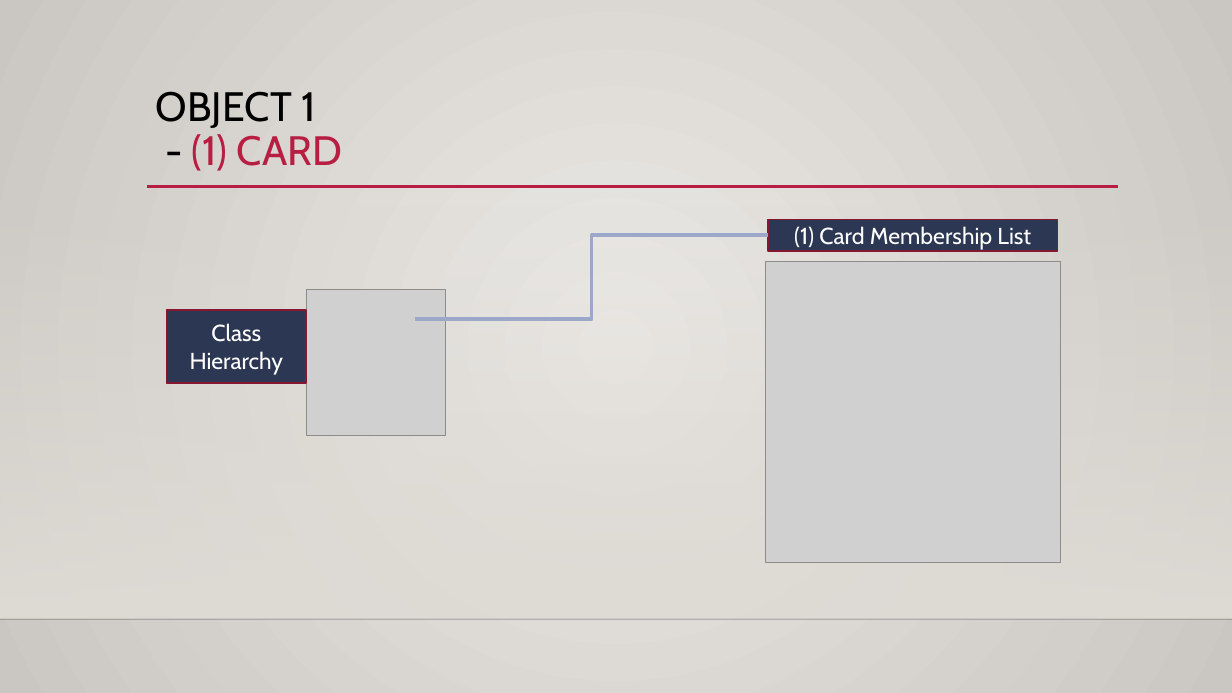
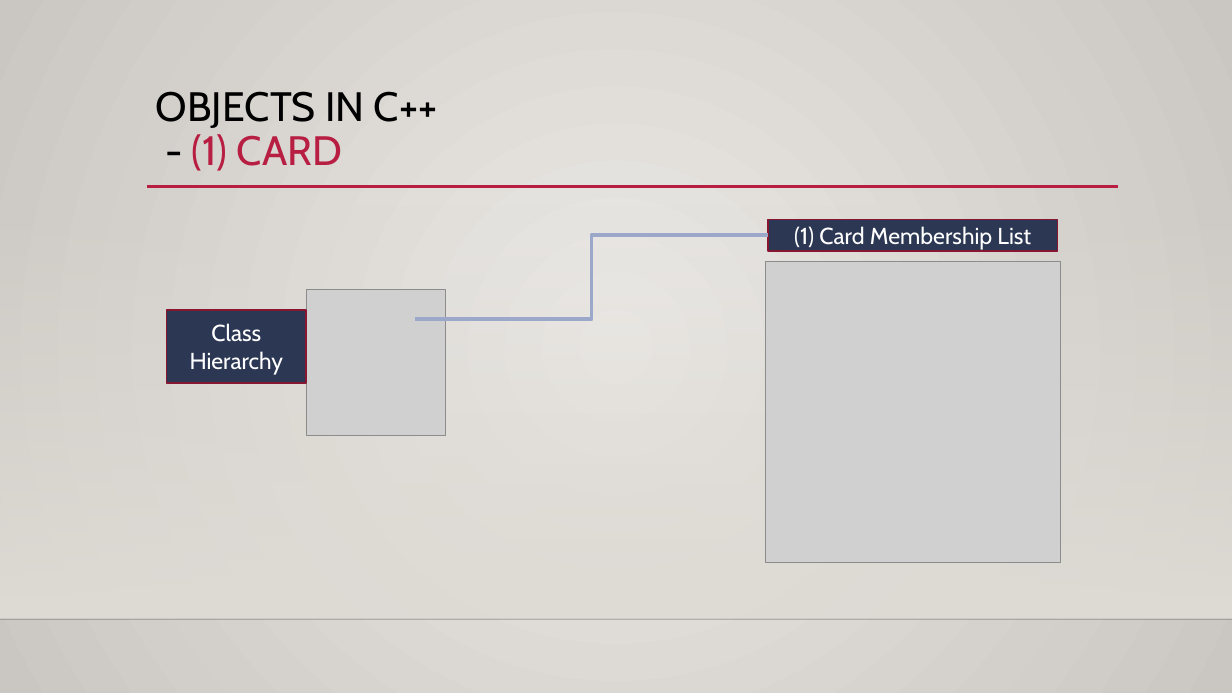
Before and after one commit to bl2746750/LeeByoungmo_CIS_17b_47697, a slide deck: slide 8 of Proj/Texas holdem.pptx. Drawn at 1232x693 pixels with LibreOffice and Linux fonts; fonts in the diff are those of the drawing; grey boxes stand for pictures; background and template pictures are left out. Boxes give left, top, right and bottom in pixels: in the first picture for what was removed or moved away, otherwise in the second. Text is boxed around its words. In the diff, an @@ line names an element or a change of style, - is before the commit and + after.

```diff
--- a/Proj/Texas holdem.pptx
+++ b/Proj/Texas holdem.pptx
@@ title at bbox=[156, 91, 437, 171]: text changed @@
-OBJECT 1
-- (1) CARD
+OBJECTS IN C++
+- (1) CARD
```
Also in this commit, not shown: 7 other slides changed, 3 other files.
